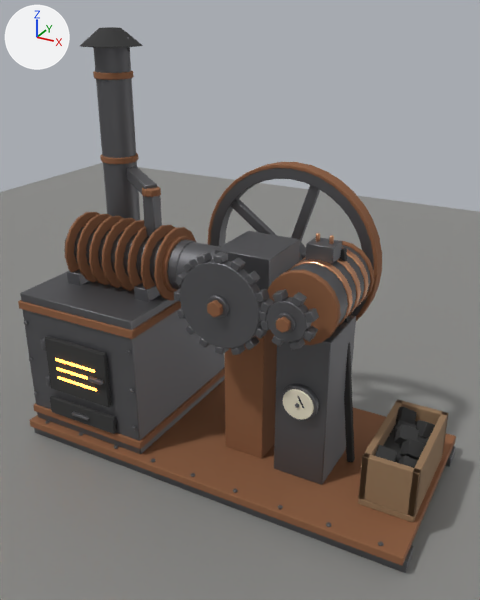
The Blender file Art/feCoalGenerator/feCoalGenerator.blend, before and after one commit.
The view is the same before and after, from a 50 mm lens placed at (1.37, -2.48, 2.05), pointed at (0.04, -0.06, 0.84). Every picture has the same lights, and +X, +Y and +Z are marked at upper left. The first picture is the older version.

Names of what the first picture shows: 'feCoalGen_Base', 'feCoalGen_Crank', 'feCoalGen_DynamoRotor', 'fePreviewFloor'.
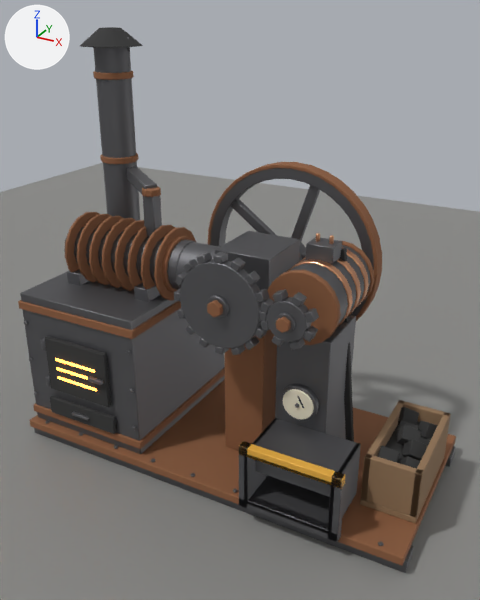
Pixel boxes (x1, y1, x2, y2) of what changed, in the pictures (480 x 600 px; the box of a moved part takes in the faces that stretch with it):
```json
{"part": 1, "of": "me_fecoalgen_base", "change": "added", "after": [328, 443, 361, 534]}
{"part": 2, "of": "me_fecoalgen_base", "change": "added", "after": [247, 476, 357, 533]}
{"part": 3, "of": "me_fecoalgen_base", "change": "added", "after": [244, 418, 277, 504]}
{"part": 4, "of": "me_fecoalgen_base", "change": "added", "after": [244, 418, 361, 485]}
{"part": 5, "of": "me_fecoalgen_base", "change": "added", "after": [328, 472, 345, 542]}
{"part": 6, "of": "me_fecoalgen_base", "change": "added", "after": [239, 441, 252, 507]}
{"part": 7, "of": "me_fecoalgen_base", "change": "added", "after": [239, 496, 341, 541]}
{"part": 8, "of": "me_fecoalgen_base", "change": "added", "after": [239, 443, 345, 489], "on screen": "orange"}
{"part": 9, "of": "me_fecoalgen_base", "change": "added", "after": [255, 460, 331, 497]}
{"part": 10, "of": "me_fecoalgen_base", "change": "moved or reshaped", "before": [358, 400, 449, 522], "after": [360, 400, 451, 523]}
```

Scene script edits in JSON lines:
```json
{"op": "add", "block": "mat_fecoalgen_portout", "code": ["mat_fecoalgen_portout = principled_material('feCoalGen_PortOut')", "mat_fecoalgen_portout.base_color = (0.85, 0.45, 0.06)  # orange #edb345", "mat_fecoalgen_portout.metallic = 0.2", "mat_fecoalgen_portout.roughness = 0.6"]}
{"op": "add", "block": "mat_fecoalgen_portin", "code": ["mat_fecoalgen_portin = principled_material('feCoalGen_PortIn')", "mat_fecoalgen_portin.base_color = (0.16, 0.48, 0.16)  # green #6fb86f", "mat_fecoalgen_portin.metallic = 0.2", "mat_fecoalgen_portin.roughness = 0.6"]}
{"block": "me_fecoalgen_base", "where": "# used by ob_fecoalgen_base; location = (0.0, 0.0, 0.0)"}
{"op": "remove", "block": "me_fecoalgen_base", "code": "me_fecoalgen_base.from_pydata(...)  # 1928 vertices, 1510 faces; spans x -0.99..0.99, y -0.47..0.46, z 0.0..1.96"}
{"op": "add", "block": "me_fecoalgen_base", "code": "me_fecoalgen_base.from_pydata(...)  # 2096 vertices, 1636 faces; spans x -1.0..0.99, y -0.5..0.46, z 0.0..1.96"}
{"block": "me_fecoalgen_base", "change": "me_fecoalgen_base part 1: a new loose piece, a box spanning x 0.68..0.7, y -0.5..-0.21, z 0.12..0.38, in mat_fecoalgen_iron (grey #6c6c6f)"}
{"block": "me_fecoalgen_base", "change": "me_fecoalgen_base part 2: a new loose piece, a box spanning x 0.3..0.7, y -0.5..-0.21, z 0.12..0.14, in mat_fecoalgen_iron (grey #6c6c6f)"}
{"block": "me_fecoalgen_base", "change": "me_fecoalgen_base part 3: a new loose piece, a box spanning x 0.3..0.32, y -0.5..-0.21, z 0.12..0.38, in mat_fecoalgen_iron (grey #6c6c6f)"}
{"block": "me_fecoalgen_base", "change": "me_fecoalgen_base part 4: a new loose piece, a box spanning x 0.3..0.7, y -0.5..-0.21, z 0.36..0.38, in mat_fecoalgen_iron (grey #6c6c6f)"}
{"block": "me_fecoalgen_base", "change": "me_fecoalgen_base part 5: a new loose piece, a box spanning x 0.68..0.725, y -0.5..-0.46, z 0.095..0.405, in mat_fecoalgen_iron (grey #6c6c6f)"}
{"block": "me_fecoalgen_base", "change": "me_fecoalgen_base part 6: a new loose piece, a box spanning x 0.275..0.32, y -0.5..-0.46, z 0.095..0.405, in mat_fecoalgen_iron (grey #6c6c6f)"}
{"block": "me_fecoalgen_base", "change": "me_fecoalgen_base part 7: a new loose piece, a box spanning x 0.275..0.725, y -0.5..-0.46, z 0.095..0.14, in mat_fecoalgen_iron (grey #6c6c6f)"}
{"block": "me_fecoalgen_base", "change": "me_fecoalgen_base part 8: a new loose piece, a box spanning x 0.275..0.725, y -0.5..-0.46, z 0.36..0.405, in mat_fecoalgen_portout (orange #edb345)"}
{"block": "me_fecoalgen_base", "change": "me_fecoalgen_base part 9: a new loose piece, a box spanning x 0.33..0.67, y -0.455..-0.445, z 0.265..0.355, in mat_fecoalgen_iron (grey #6c6c6f)"}
{"block": "me_fecoalgen_base", "change": "me_fecoalgen_base part 10: 104 vertices moved from x 0.72..0.96, y -0.25..0.25, z 0.1..0.39 to x 0.73..0.97, y -0.25..0.25, z 0.1..0.39"}
{"block": "me_fecoalgen_base", "change": "other edits to the shape of me_fecoalgen_base do not show in these pictures"}
{"op": "add", "block": "me_fecoalgen_base", "code": "me_fecoalgen_base.materials.append(mat_fecoalgen_portin)  # green #6fb86f"}
{"op": "add", "block": "me_fecoalgen_base", "code": "me_fecoalgen_base.materials.append(mat_fecoalgen_portout)  # orange #edb345"}
```
